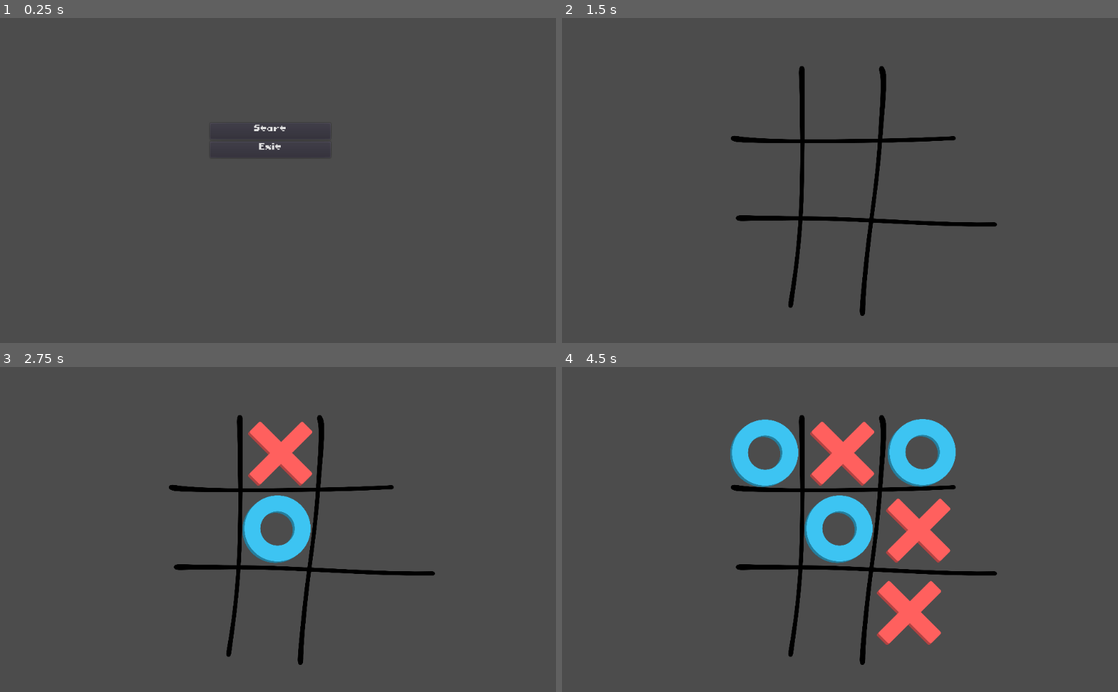
Above: before the commit, frames 1-4 (two rows, left to right).
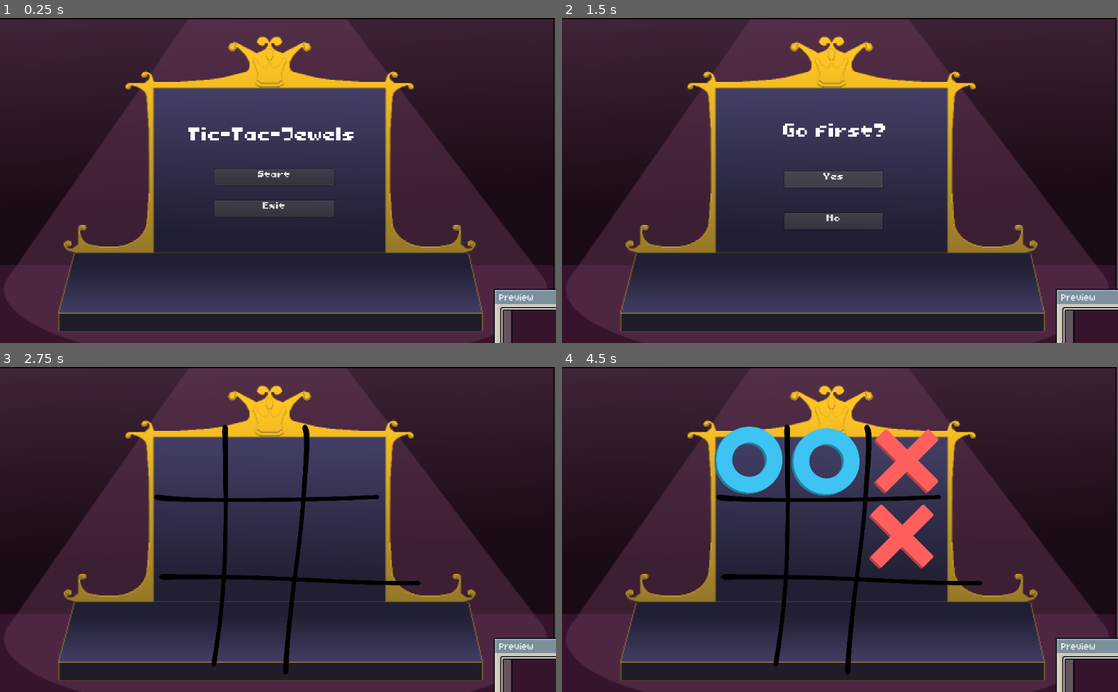
Above: after the commit, the same moments.

Repository: gusta7pires/Tic-Tac-Toe-project
Game: Godot game, scene res://Cenas/Main.tscn
Same seed, same stepped clock (60 frames per second), same inputs: the game is played once before the commit and once after it.
Inputs (mouse positions are in pixels of both pictures, inside the frame that each line leads up to):
- Up to frame 1 (0.25 s): no input
- Up to frame 2 (1.5 s): click "Start" at 0.5 s; click "Easy" at 1.25 s
- Up to frame 3 (2.75 s): click (272, 529) at 2 s, where only the run after the commit has a clickable "Yes"
- Up to frame 4 (4.5 s): tap Enter at 2.75, 4.25 s; move the mouse to (762, 454) at 2.77 s; click (762, 454) at 2.92 s; tap Space at 3.5 s; move the mouse to (840, 454) at 3.52 s; click (840, 454) at 3.67 s; move the mouse to (923, 451) at 4.27 s; click (923, 451) at 4.42 s

The runs differ from the first frame. In frame 1, 87% of the frame differs, in the area x 0-100%, y 0-100%; in frame 2, 89%; in frame 3, 91%; in frame 4, 94%.

Commit message:
Ajustes e adição de audios

Diff:
--- /dev/null
+++ b/jogo-da-velha/Audio/default_bus_layout.tres
@@ -0,0 +1,10 @@
+[gd_resource type="AudioBusLayout" format=2]
+
+[resource]
+bus/0/volume_db = 0.267241
+bus/1/name = "Music"
+bus/1/solo = false
+bus/1/mute = false
+bus/1/bypass_fx = false
+bus/1/volume_db = -6.25101
+bus/1/send = "Master"
--- a/jogo-da-velha/Cenas/Main.tscn
+++ b/jogo-da-velha/Cenas/Main.tscn
@@ -1,12 +1,15 @@
-[gd_scene load_steps=6 format=2]
+[gd_scene load_steps=7 format=2]
 
 [ext_resource path="res://Prefabs/MainMenu.tscn" type="PackedScene" id=1]
 [ext_resource path="res://Prefabs/SetDificulty.tscn" type="PackedScene" id=2]
 [ext_resource path="res://Prefabs/Game.tscn" type="PackedScene" id=3]
+[ext_resource path="res://Audio/Music/TikTak.wav" type="AudioStream" id=4]
+[ext_resource path="res://Prefabs/bg.tscn" type="PackedScene" id=5]
 [ext_resource path="res://Scripts/SceneManager.gd" type="Script" id=8]
-[ext_resource path="res://Sprites/new_tileset.tres" type="TileSet" id=9]
 
 [node name="Main" type="Node2D"]
+
+[node name="bg" parent="." instance=ExtResource( 5 )]
 
 [node name="SceneManager" type="Node" parent="."]
 script = ExtResource( 8 )
@@ -17,13 +20,17 @@
 [node name="MainMenu" parent="." instance=ExtResource( 1 )]
 
 [node name="SetDificulty" parent="." instance=ExtResource( 2 )]
+visible = false
 
 [node name="Game" parent="." instance=ExtResource( 3 )]
+visible = false
 
-[node name="TileMap" type="TileMap" parent="."]
-tile_set = ExtResource( 9 )
-format = 1
+[node name="Music" type="AudioStreamPlayer" parent="."]
+stream = ExtResource( 4 )
+autoplay = true
+bus = "Music"
 
 [connection signal="on_start" from="MainMenu" to="SceneManager" method="_on_MainMenu_on_start"]
 [connection signal="on_dificulty_set" from="SetDificulty" to="SceneManager" method="_on_SetDificulty_on_dificulty_set"]
+[connection signal="on_dificulty_set" from="SetDificulty" to="Game" method="_on_SetDificulty_on_dificulty_set"]
 [connection signal="go_to_main_menu" from="Game" to="SceneManager" method="_on_Game_go_to_main_menu"]
--- a/jogo-da-velha/Prefabs/Game.tscn
+++ b/jogo-da-velha/Prefabs/Game.tscn
@@ -1,5 +1,7 @@
-[gd_scene load_steps=8 format=2]
+[gd_scene load_steps=11 format=2]
 
+[ext_resource path="res://Prefabs/bg.tscn" type="PackedScene" id=1]
+[ext_resource path="res://Audio/hitHurt.wav" type="AudioStream" id=2]
 [ext_resource path="res://Sprites/Place Holder/board.png" type="Texture" id=3]
 [ext_resource path="res://Font/Toriko_font_64.tres" type="DynamicFont" id=4]
 [ext_resource path="res://Font/Toriko_font_32.tres" type="DynamicFont" id=5]
@@ -8,48 +10,87 @@
 [ext_resource path="res://Scripts/AIManager.gd" type="Script" id=9]
 [ext_resource path="res://Scripts/BoardManager.gd" type="Script" id=10]
 
+[sub_resource type="Animation" id=1]
+resource_name = "Nova Animação"
+
 [node name="Game" type="Node2D"]
 script = ExtResource( 7 )
 game_over_label_path = NodePath("GameOver/WinnerText")
+
+[node name="bg" parent="." instance=ExtResource( 1 )]
+
+[node name="GoFirst" type="Control" parent="."]
+visible = false
+margin_right = 40.0
+margin_bottom = 40.0
+
+[node name="VBoxContainer" type="VBoxContainer" parent="GoFirst"]
+margin_left = 410.0
+margin_top = 262.0
+margin_right = 590.0
+margin_bottom = 412.0
+
+[node name="Yes" type="Button" parent="GoFirst/VBoxContainer"]
+margin_top = 21.0
+margin_right = 180.0
+margin_bottom = 51.0
+size_flags_vertical = 6
+custom_fonts/font = ExtResource( 5 )
+text = "Yes"
+
+[node name="No" type="Button" parent="GoFirst/VBoxContainer"]
+margin_top = 98.0
+margin_right = 180.0
+margin_bottom = 128.0
+size_flags_vertical = 6
+custom_fonts/font = ExtResource( 5 )
+text = "No"
+
+[node name="QuestionText" type="Label" parent="GoFirst"]
+margin_left = 353.0
+margin_top = 183.0
+margin_right = 653.0
+margin_bottom = 256.0
+custom_fonts/font = ExtResource( 4 )
+text = "Go first?"
+align = 1
+valign = 1
 
 [node name="Tabuleiro" type="Node2D" parent="."]
 script = ExtResource( 10 )
 game_manager_path = NodePath("..")
 
 [node name="0-0" parent="Tabuleiro" instance=ExtResource( 6 )]
-position = Vector2( 372, 159 )
+position = Vector2( 343, 172 )
 
 [node name="0-1" parent="Tabuleiro" instance=ExtResource( 6 )]
-position = Vector2( 515, 160 )
+position = Vector2( 485, 175 )
 
 [node name="0-2" parent="Tabuleiro" instance=ExtResource( 6 )]
-position = Vector2( 662, 158 )
+position = Vector2( 633, 174 )
 
 [node name="1-0" parent="Tabuleiro" instance=ExtResource( 6 )]
-position = Vector2( 377, 297 )
+position = Vector2( 346, 315 )
 
 [node name="1-1" parent="Tabuleiro" instance=ExtResource( 6 )]
-position = Vector2( 509, 299 )
+position = Vector2( 485, 315 )
 
 [node name="1-2" parent="Tabuleiro" instance=ExtResource( 6 )]
-position = Vector2( 655, 302 )
+position = Vector2( 624, 313 )
 
 [node name="2-0" parent="Tabuleiro" instance=ExtResource( 6 )]
-position = Vector2( 359, 438 )
+position = Vector2( 335, 460 )
 
 [node name="2-1" parent="Tabuleiro" instance=ExtResource( 6 )]
-position = Vector2( 496, 447 )
+position = Vector2( 472, 461 )
 
 [node name="2-2" parent="Tabuleiro" instance=ExtResource( 6 )]
-position = Vector2( 638, 454 )
+position = Vector2( 625, 465 )
 
 [node name="Board" type="Sprite" parent="Tabuleiro"]
-position = Vector2( 529, 326 )
+position = Vector2( 502, 344 )
 scale = Vector2( 0.23, 0.23 )
 texture = ExtResource( 3 )
-
-[node name="AIManager" type="Node" parent="."]
-script = ExtResource( 9 )
 
 [node name="GameOver" type="Control" parent="."]
 visible = false
@@ -57,35 +98,48 @@
 margin_bottom = 40.0
 
 [node name="VBoxContainer" type="VBoxContainer" parent="GameOver"]
-margin_left = 427.0
-margin_top = 247.0
-margin_right = 607.0
-margin_bottom = 427.0
+margin_left = 409.0
+margin_top = 261.0
+margin_right = 589.0
+margin_bottom = 411.0
 
 [node name="PlayAgain" type="Button" parent="GameOver/VBoxContainer"]
+margin_top = 21.0
 margin_right = 180.0
-margin_bottom = 30.0
+margin_bottom = 51.0
+size_flags_vertical = 6
 custom_fonts/font = ExtResource( 5 )
 text = "Play Again"
 
 [node name="MainMenu" type="Button" parent="GameOver/VBoxContainer"]
-margin_top = 34.0
+margin_top = 98.0
 margin_right = 180.0
-margin_bottom = 64.0
+margin_bottom = 128.0
+size_flags_vertical = 6
 custom_fonts/font = ExtResource( 5 )
 text = "Main Menu"
 
 [node name="WinnerText" type="Label" parent="GameOver"]
-margin_left = 370.0
-margin_top = 119.0
-margin_right = 670.0
-margin_bottom = 192.0
+margin_left = 355.0
+margin_top = 176.0
+margin_right = 655.0
+margin_bottom = 249.0
 custom_fonts/font = ExtResource( 4 )
 text = "Player # Win!"
 align = 1
 valign = 1
 
-[connection signal="on_player_change" from="." to="Tabuleiro" method="_on_Game_on_player_change"]
+[node name="AIManager" type="Node" parent="."]
+script = ExtResource( 9 )
+
+[node name="AnimationPlayer" type="AnimationPlayer" parent="."]
+"anims/Nova Animação" = SubResource( 1 )
+
+[node name="AudioStreamPlayer2D" type="AudioStreamPlayer2D" parent="."]
+stream = ExtResource( 2 )
+
+[connection signal="pressed" from="GoFirst/VBoxContainer/Yes" to="." method="_on_Yes_pressed"]
+[connection signal="pressed" from="GoFirst/VBoxContainer/No" to="." method="_on_No_pressed"]
 [connection signal="on_node_clicked" from="Tabuleiro" to="." method="_on_Tabuleiro_on_node_clicked"]
 [connection signal="pressed" from="GameOver/VBoxContainer/PlayAgain" to="." method="_on_PlayAgain_pressed"]
 [connection signal="pressed" from="GameOver/VBoxContainer/MainMenu" to="." method="_on_MainMenu_pressed"]
--- a/jogo-da-velha/Prefabs/MainMenu.tscn
+++ b/jogo-da-velha/Prefabs/MainMenu.tscn
@@ -1,10 +1,10 @@
-[gd_scene load_steps=3 format=2]
+[gd_scene load_steps=4 format=2]
 
 [ext_resource path="res://Font/Toriko_font_32.tres" type="DynamicFont" id=1]
 [ext_resource path="res://Scripts/MainMenu.gd" type="Script" id=2]
+[ext_resource path="res://Font/Toriko_font_64.tres" type="DynamicFont" id=3]
 
 [node name="MainMenu" type="Node2D"]
-visible = false
 script = ExtResource( 2 )
 
 [node name="Control" type="Control" parent="."]
@@ -12,23 +12,46 @@
 margin_bottom = 597.0
 
 [node name="VBoxContainer" type="VBoxContainer" parent="Control"]
-margin_left = 387.0
-margin_top = 194.0
-margin_right = 609.0
-margin_bottom = 335.0
+anchor_left = 0.5
+anchor_top = 0.5
+anchor_right = 0.5
+anchor_bottom = 0.5
+margin_left = -117.0
+margin_top = -30.5
+margin_right = 103.0
+margin_bottom = 80.5
 
 [node name="Start" type="Button" parent="Control/VBoxContainer"]
-margin_right = 222.0
-margin_bottom = 30.0
+margin_top = 11.0
+margin_right = 220.0
+margin_bottom = 41.0
+size_flags_horizontal = 5
+size_flags_vertical = 6
 custom_fonts/font = ExtResource( 1 )
 text = "Start"
 
 [node name="Exit" type="Button" parent="Control/VBoxContainer"]
-margin_top = 34.0
-margin_right = 222.0
-margin_bottom = 64.0
+margin_top = 69.0
+margin_right = 220.0
+margin_bottom = 99.0
+size_flags_horizontal = 5
+size_flags_vertical = 6
 custom_fonts/font = ExtResource( 1 )
 text = "Exit"
 
+[node name="Label" type="Label" parent="."]
+anchor_left = 0.5
+anchor_top = 0.5
+anchor_right = 0.5
+anchor_bottom = 0.5
+margin_left = 347.0
+margin_top = 202.0
+margin_right = 655.0
+margin_bottom = 250.0
+custom_fonts/font = ExtResource( 3 )
+text = "Tic-Tac-Jewels"
+align = 1
+valign = 1
+
 [connection signal="pressed" from="Control/VBoxContainer/Start" to="." method="_on_Start_pressed"]
 [connection signal="pressed" from="Control/VBoxContainer/Exit" to="." method="_on_Exit_pressed"]
--- a/jogo-da-velha/Prefabs/SetDificulty.tscn
+++ b/jogo-da-velha/Prefabs/SetDificulty.tscn
@@ -4,7 +4,6 @@
 [ext_resource path="res://Font/Toriko_font_32.tres" type="DynamicFont" id=2]
 
 [node name="SetDificulty" type="Node2D"]
-visible = false
 script = ExtResource( 1 )
 
 [node name="HUD" type="Control" parent="."]
@@ -13,36 +12,41 @@
 margin_bottom = 600.0
 
 [node name="VBoxContainer" type="VBoxContainer" parent="HUD"]
-margin_left = 362.0
-margin_top = 141.0
-margin_right = 674.0
-margin_bottom = 461.0
+margin_left = 341.0
+margin_top = 216.0
+margin_right = 653.0
+margin_bottom = 435.0
 size_flags_stretch_ratio = 2.37
 
 [node name="VSPlayer" type="Button" parent="HUD/VBoxContainer"]
+margin_top = 10.0
 margin_right = 312.0
-margin_bottom = 30.0
+margin_bottom = 40.0
+size_flags_vertical = 6
 custom_fonts/font = ExtResource( 2 )
 text = "VS Player"
 
 [node name="Easy" type="Button" parent="HUD/VBoxContainer"]
-margin_top = 34.0
+margin_top = 66.0
 margin_right = 312.0
-margin_bottom = 64.0
+margin_bottom = 96.0
+size_flags_vertical = 6
 custom_fonts/font = ExtResource( 2 )
 text = "Easy"
 
 [node name="Medium" type="Button" parent="HUD/VBoxContainer"]
-margin_top = 68.0
+margin_top = 122.0
 margin_right = 312.0
-margin_bottom = 98.0
+margin_bottom = 152.0
+size_flags_vertical = 6
 custom_fonts/font = ExtResource( 2 )
 text = "Medium"
 
 [node name="Hard" type="Button" parent="HUD/VBoxContainer"]
-margin_top = 102.0
+margin_top = 178.0
 margin_right = 312.0
-margin_bottom = 132.0
+margin_bottom = 208.0
+size_flags_vertical = 6
 custom_fonts/font = ExtResource( 2 )
 text = "Hard"
 
--- /dev/null
+++ b/jogo-da-velha/Prefabs/bg.tscn
@@ -0,0 +1,7 @@
+[gd_scene load_steps=2 format=2]
+
+[ext_resource path="res://Sprites/bg.png" type="Texture" id=1]
+
+[node name="bg" type="Sprite"]
+position = Vector2( 512, 300 )
+texture = ExtResource( 1 )
--- a/jogo-da-velha/Scripts/AIManager.gd
+++ b/jogo-da-velha/Scripts/AIManager.gd
@@ -8,6 +8,7 @@
 func easy_game(board, player):
 	var score;
 	var empty_cells = Common.get_empty_cells(board);
+	randomize();
 	var spot = randi() % empty_cells.size();
 	score = empty_cells[spot];
 	score[2] = player;
--- a/jogo-da-velha/Scripts/BoardManager.gd
+++ b/jogo-da-velha/Scripts/BoardManager.gd
@@ -1,21 +1,12 @@
 extends Node2D
 
 signal on_node_clicked(line, column);
-#signal check_game_over;
 
 export var game_manager_path: NodePath;
-var game_manager;
 
 var board_size = 3;
 
 var board_nodes;
-var current_player;
-var game_end;
-
-var manager;
-
-func _ready():
-	game_manager = get_node(game_manager_path);
 
 func append_board_nodes():
 	board_nodes = [];
@@ -27,10 +18,8 @@
 			board_nodes[line].append(node);
 
 func node_clicked(line, column):
-	#emit_signal("check_game_over");
+	if (board_nodes[line][column].get_player() != 0):
 
-	if (board_nodes[line][column].get_player() != 0):
-		#set_player(player);
 		return;
 
 	emit_signal("on_node_clicked", line, column);
@@ -42,7 +31,3 @@
 
 func set_node(line, column, player):
 	board_nodes[line][column].set_player(player);
-
-func _on_Game_on_player_change(player):
-	current_player = player;
-	print("changed");
--- a/jogo-da-velha/Scripts/GameManager.gd
+++ b/jogo-da-velha/Scripts/GameManager.gd
@@ -1,33 +1,32 @@
 extends Node
 
+var go_first_screen;
 var board_manager;
-
 export var game_over_label_path: NodePath;
 var game_over_label;
+var game_over_screen;
 
 var board_size = 3;
 var board_state = [];
 
 var ai_manager;
 
-var player1 = -1;
-var player2 = 1;
-
+var human = -1;
+var computer = 1;
+var go_first;
 var current_player;
-signal on_player_change(player);
 
 var game_end;
-var game_over_screen;
-
 signal go_to_main_menu();
 
 func _ready():
+	go_first_screen = get_node("GoFirst");
 	board_manager = get_node("Tabuleiro");
 	game_over_label = get_node(game_over_label_path);
 	game_over_screen = get_node("GameOver");
 	ai_manager = get_node("AIManager");
 	create_board();
-	new_game();
+	show_go_first_screen();
 
 func create_board():
 	for x in range(board_size):
@@ -35,25 +34,30 @@
 		for _y in range(board_size):
 			board_state[x].append(0);
 	board_manager.append_board_nodes();
-	#print_board();
 
 func new_game():
+	go_first_screen.hide();
 	board_manager.show();
 	game_over_screen.hide();
-	current_player = player1;
-	emit_signal("on_player_change", current_player);
+	current_player = human;
 	game_end = false;
 	for line in range(board_size):
 		for column in range(board_size):
 			update_boards(line, column, 0);
-	#board_manager.reset_board();
-	print_board();
+
+	if not go_first:
+		ai_move(computer);
+		go_first = true;
+
 
 func update_boards(line, column, player):
 	board_state[line][column] = player;
 	board_manager.board_nodes[line][column].set_player(player);
 
 func _on_Tabuleiro_on_node_clicked(line, column):
+	if game_end:
+		return;
+
 	if Common.get_dificulty() == 3:
 		vs_player_move(line, column);
 	else:
@@ -62,22 +66,21 @@
 func vs_player_move(line, column):
 	update_boards(line, column, current_player);
 	get_winner();
-	if(current_player == player1):
-		current_player = player2;
+	if(current_player == human):
+		current_player = computer;
 	else:
-		current_player = player1;
-	emit_signal("on_player_change", current_player, game_end);
+		current_player = human;
 
 func vs_cpu_move(line, column):
-	emit_signal("on_player_change", player1, game_end);
-	update_boards(line, column, player1);
-	get_winner();
+	if go_first == true:
+		player_move(line, column);
 
 	if not game_end:
-		emit_signal("on_player_change", player2, game_end);
-		ai_move(player2);
+		ai_move(computer);
 
-	print_board();
+func player_move(line, column):
+	update_boards(line, column, human);
+	get_winner();
 
 func ai_move(player):
 	var empty_cells = Common.get_empty_cells(board_state);
@@ -86,7 +89,9 @@
 	var move = [];
 
 	if depth == 9:
+		randomize();
 		var spot = randi() % empty_cells.size();
+		print("ALEATORIO ", spot);
 		move = empty_cells[spot];
 	else:
 		var dif = Common.get_dificulty();
@@ -107,7 +112,7 @@
 func get_winner():
 	var winnig_player = Common.check_winner_posibilities(board_state);
 
-	if(winnig_player == player1 or winnig_player == player2):
+	if(winnig_player == human or winnig_player == computer):
 		game_end = true;
 		current_player = winnig_player;
 		print("Jogador %d vanceu" % winnig_player);
@@ -127,13 +132,7 @@
 		on_game_over();
 		return;
 
-func print_board():
-	for x in range(board_state.size()):
-		print(board_state[x])
-	print()
-
 func on_game_over():
-	board_manager.hide();
 	game_over_screen.show();
 
 func vs_player_winnig_text(player):
@@ -151,9 +150,31 @@
 	if(player == 1):
 		game_over_label.text = "You loose!";
 
+func game_mode_check():
+	if Common.get_dificulty() == 3:
+		new_game();
+	else:
+		show_go_first_screen();
+
+func show_go_first_screen():
+	go_first_screen.show();
+	board_manager.hide();
+	game_over_screen.hide();
+
 func _on_PlayAgain_pressed():
+	game_mode_check();
+
+func _on_MainMenu_pressed():
+	emit_signal("go_to_main_menu");
+
+func _on_Yes_pressed():
+	go_first = true;
 	new_game();
 
-func _on_MainMenu_pressed():
+func _on_No_pressed():
+	go_first = false;
 	new_game();
-	emit_signal("go_to_main_menu");
+
+
+func _on_SetDificulty_on_dificulty_set():
+	game_mode_check();
--- a/jogo-da-velha/Scripts/Position.gd
+++ b/jogo-da-velha/Scripts/Position.gd
@@ -21,7 +21,6 @@
 
 func set_player(player):
 	player_marker = player;
-
 	sprite.texture = player_textures[player];
 
 func set_board(board, line, columm): #chamado no BoardManager
--- a/jogo-da-velha/Scripts/SceneManager.gd
+++ b/jogo-da-velha/Scripts/SceneManager.gd
@@ -3,18 +3,16 @@
 export var menu_path: NodePath;
 export var set_dificulty_path: NodePath;
 export var game_path: NodePath;
-export var game_over_path: NodePath;
 
 var menu;
 var set_dificulty;
 var game;
-var game_over;
 
 func _ready():
 	menu = get_node(menu_path);
 	set_dificulty = get_node(set_dificulty_path);
 	game = get_node(game_path);
-	game_over = get_node(game_over_path);
+	#game_over = get_node(game_over_path);
 
 	main_menu();
 
@@ -31,6 +29,7 @@
 func start_game():
 	menu.hide();
 	set_dificulty.hide();
+	game.new_game();
 	game.show();
 
 func game_over():
--- a/jogo-da-velha/project.godot
+++ b/jogo-da-velha/project.godot
@@ -14,6 +14,11 @@
 run/main_scene="res://Cenas/Main.tscn"
 config/icon="res://icon.png"
 
+[audio]
+
+default_bus_layout="res://Audio/default_bus_layout.tres"
+enable_audio_input=true
+
 [autoload]
 
 Common="*res://Scripts/Common.gd"
Not shown, added: jogo-da-velha/Audio/Music/TikTak.wav.import
Not shown, added: jogo-da-velha/Audio/Music/TikTakOld.wav.import
Not shown, added: jogo-da-velha/Audio/click.wav.import
Not shown, added: jogo-da-velha/Audio/hitHurt.wav.import
Binary file added: jogo-da-velha/Sprites/bg.png
Not shown, added: jogo-da-velha/Sprites/bg.png.import
Not shown, changed: .gitignore
Not shown, added: jogo-da-velha/Audio/413690__splatfreesound__click.m4a
Not shown, added: jogo-da-velha/Audio/Music/TikTak.wav
Not shown, added: jogo-da-velha/Audio/Music/TikTakOld.wav
Not shown, added: jogo-da-velha/Audio/click.wav
Not shown, added: jogo-da-velha/Audio/hitHurt.wav
